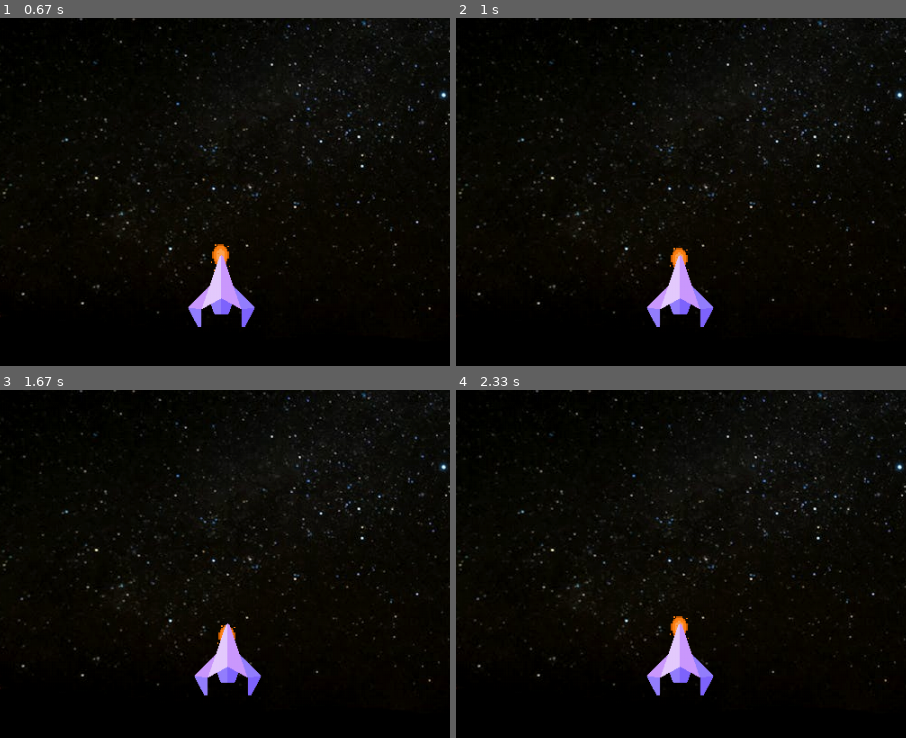
Above: before the commit, frames 1-4 (two rows, left to right).
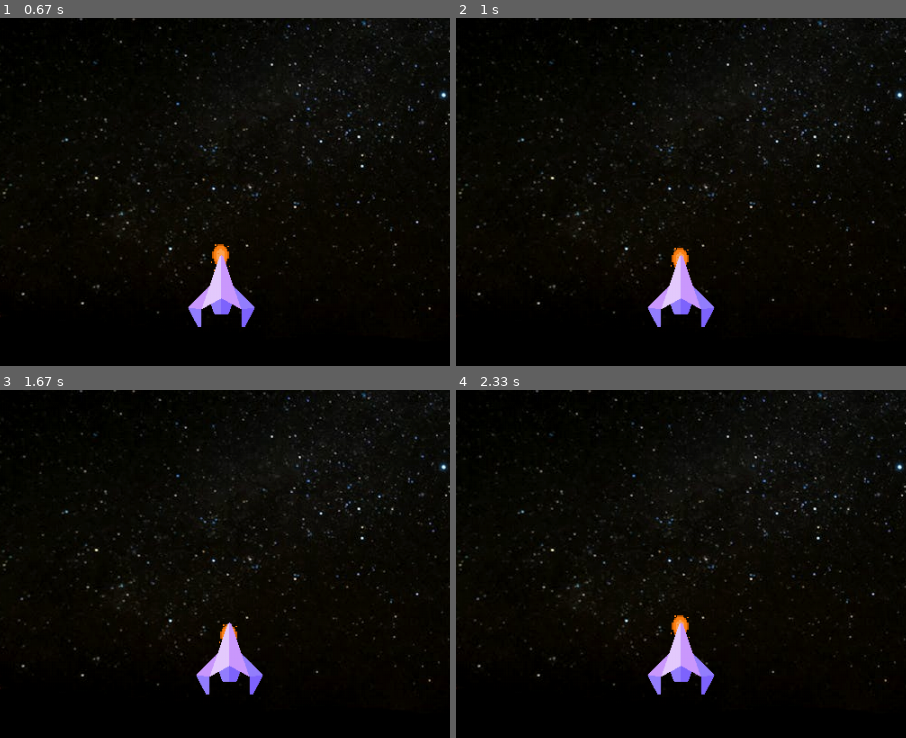
Above: after the commit, the same moments.

Repository: Itsjustme27/pygame
Game: pygame game, started from space_invader/main.py
Two runs of this game, one before a commit and one after it. Both use one fixed random seed, a clock stepped at 60 frames per second and the inputs below.
Inputs:
- Up to frame 1 (0.67 s): tap Space at 0.33 s
- Up to frame 2 (1 s): hold Right from 0.67 s (still down); tap Space at 0.73 s
- Up to frame 3 (1.67 s): tap Space at 1.03, 1.23, 1.57 s; release Right at 1.13 s; hold Up 1.17-1.47 s; hold Right from 1.5 s (still down)
- Up to frame 4 (2.33 s): tap Space at 1.87, 2.07 s; release Right at 1.97 s; hold Left from 2 s (still down)
The pictures show only the part of the screen within x 25-75%, y 50-100%; the shares and areas given below are measured in that part.

Frame 1 is identical in both runs. In frame 2, 0.4% of the frame differs, in the area x 42-58%, y 65-89%; in frame 3, 0.6%, in the area x 43-59%, y 66-88%; in frame 4, 0.4%.

Commit message:
Speed increase

Diff:
--- a/space_invader/main.py
+++ b/space_invader/main.py
@@ -1,4 +1,5 @@
 import pygame
+import sys
 import math
 import random
 
@@ -37,6 +38,32 @@
 score_font = pygame.font.SysFont("Barron", 30)
 score =0
 
+def get_font(size): # Returns Press-Start-2P in the desired size
+    return pygame.font.Font("Barron.ttf", size)
+
+
+
+def main_menu():
+    pygame.display.set_caption("Menu")
+    menuImg = pygame.image.load('moon.jpg')
+    window.blit(menuImg, (0,0))
+    while True:
+
+
+
+
+        for event in pygame.event.get():
+            if event.type == pygame.QUIT:
+                pygame.quit()
+                sys.exit()
+            if event.type == pygame.KEYDOWN:
+                if event.key == pygame.K_SPACE:
+                    run()
+
+        pygame.display.update()
+
+
+
 def draw_score(score, font, text_col, x, y):
     img = font.render(f"score: {score}", True, text_col)
     window.blit(img, (x, y) )
@@ -49,11 +76,11 @@
     window.blit(enemyImg, (x,y))
 
 def bullet(x, y):
-     window.blit(bulletImg, (x+14, y))
+    window.blit(bulletImg, (x+14, y))
 
 def collision(x1, y1, x2, y2): #enemy cord and bullet cord
     distance = math.sqrt(math.pow(x1-x2,2) + math.pow(y1-y2,2))
-    if distance <=30:
+    if distance <=40:
         return True
     else:
         return False
@@ -61,31 +88,29 @@
 #game loop
 running = True
 while running:
-
     window.fill((2, 64, 71))
     window.blit(background, (0,0))
+    for event in pygame.event.get():
 
 
-
-    for event in pygame.event.get():
         if event.type == pygame.QUIT:
             running = False
 
-        #userinput to manipulate movement
+           #userinput to manipulate movement
         if event.type == pygame.KEYDOWN:
             if event.key == pygame.K_LEFT:
-                playerX_change = -0.5
+                playerX_change = -0.7
 
 
             if event.key == pygame.K_RIGHT:
-                playerX_change = 0.5
+                playerX_change = 0.7
 
             if event.key == pygame.K_UP:
-                playerY_change = -0.5
+                playerY_change = -0.7
 
             if event.key == pygame.K_DOWN:
 
-                playerY_change = 0.5
+                playerY_change = 0.7
 
             if event.key == pygame.K_SPACE:
                 bullet_state = "fire"
@@ -93,17 +118,17 @@
                 bulletY_change = -1
 
         if event.type == pygame.KEYUP:
-            playerX_change = 0
-            playerY_change = 0
+                playerX_change = 0
+                playerY_change = 0
 
 
 
 
     #make sure the ship doesn't go beyond boundary
     if playerX <=0:
+        playerX =  900
+    if playerX >= 925:
         playerX = 0
-    if playerX >= 925:
-        playerX = 925
     if playerY <= 400:
         playerY = 400
     if playerY >= 700:
Binary file added: space_invader/Barron.ttf
Binary file added: space_invader/moon.jpg
